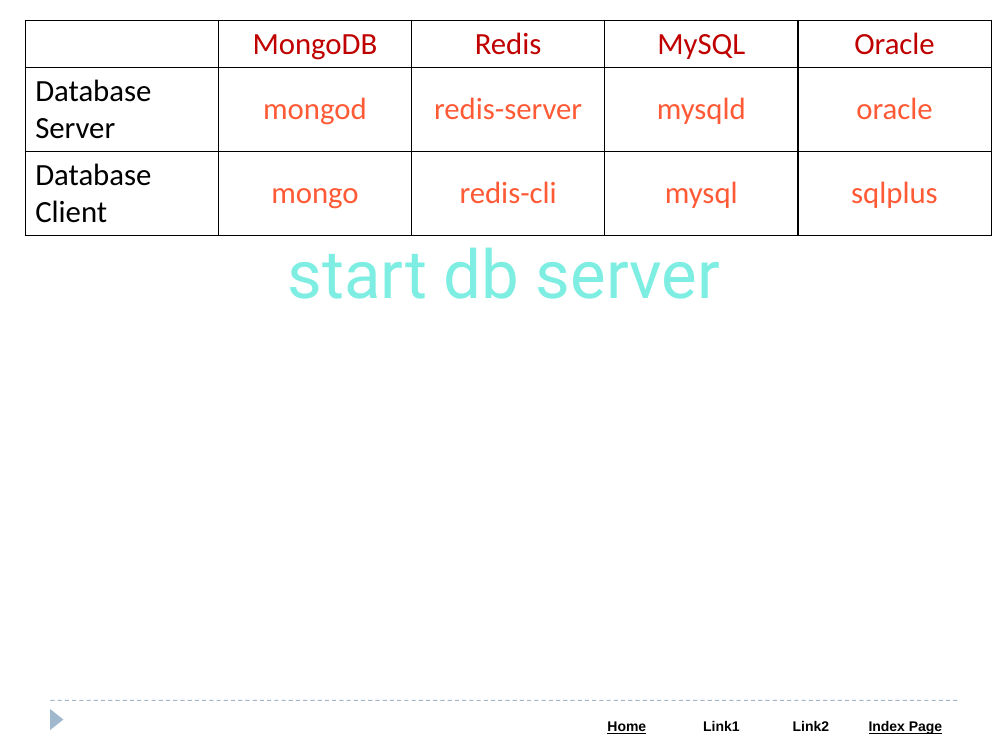
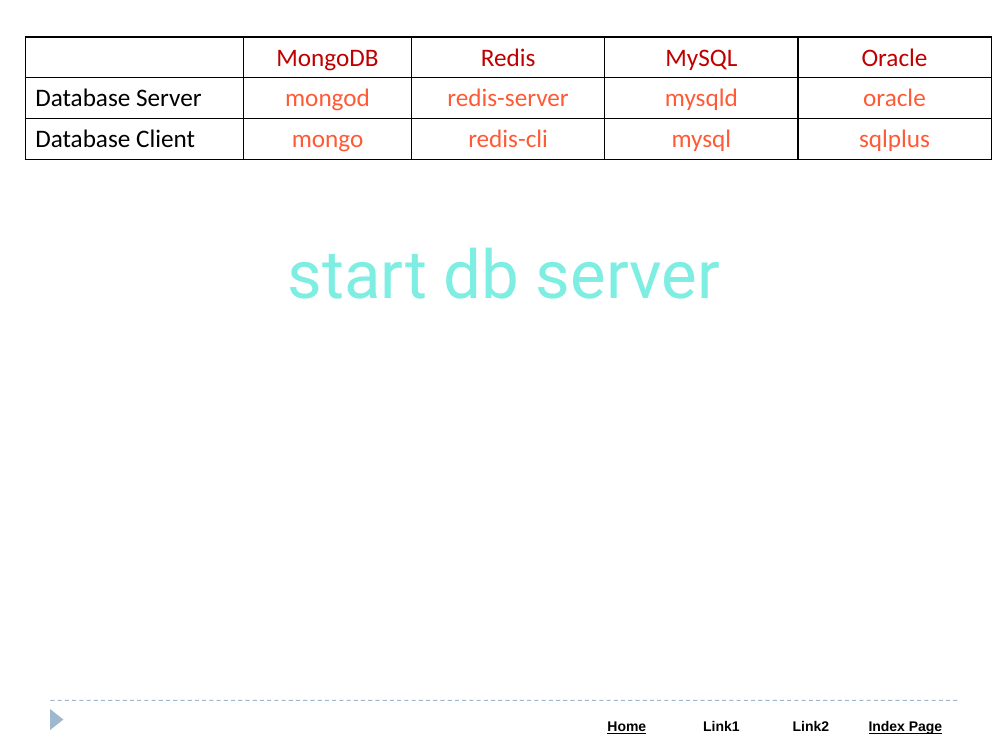
Before and after one commit to Saleel-Bagde/PPT-s, a slide deck: slide 13 of MongoDB PPT.pptx. Drawn at 1008x756 pixels with LibreOffice and Linux fonts; fonts in the diff are those of the drawing. Boxes give left, top, right and bottom in pixels: in the first picture for what was removed or moved away, otherwise in the second. Text is boxed around its words. In the diff, an @@ line names an element or a change of style, - is before the commit and + after.

```diff
--- a/MongoDB PPT.pptx
+++ b/MongoDB PPT.pptx
@@ table at (25, 37, 993, 160) @@
@@ size 22 to 18 pt @@
@@ table: place and size @@
-table at (25, 20, 993, 235)
+table at (25, 37, 993, 160)
```
Also in this commit, not shown: 9 other slides changed, 2 slides added.
